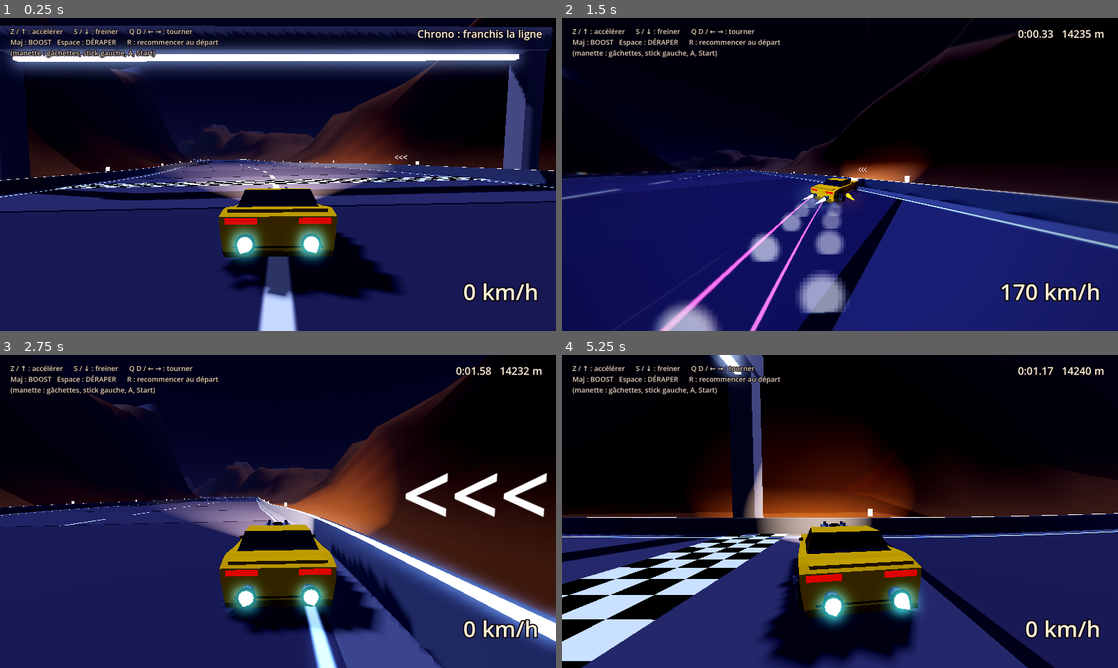
Above: before the commit, frames 1-4 (two rows, left to right).
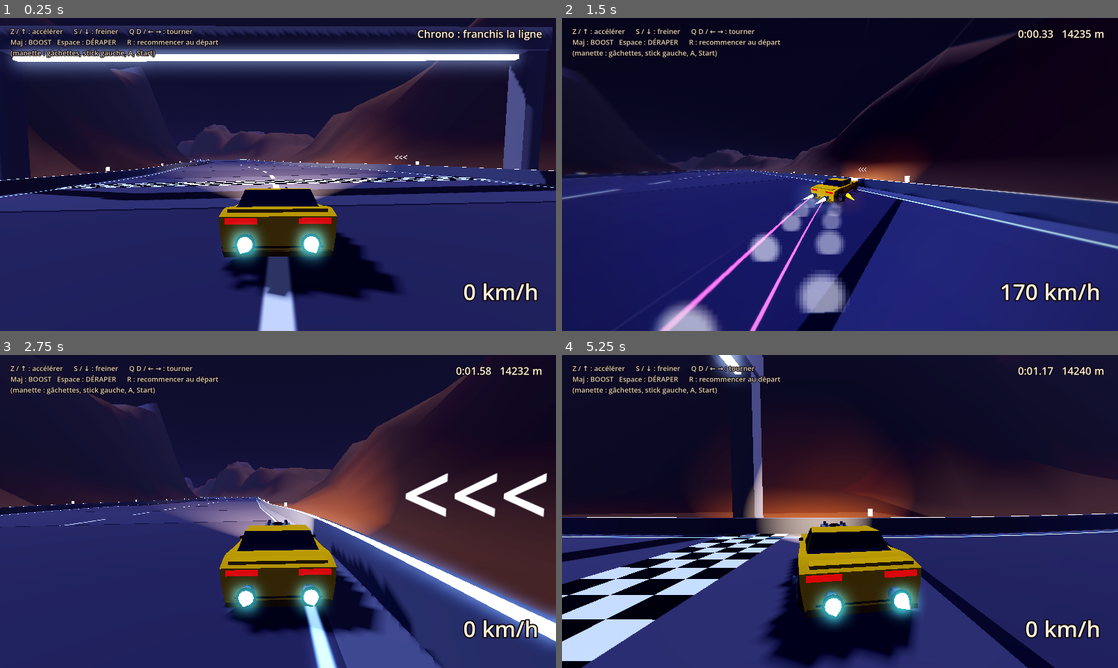
Above: after the commit, the same moments.

Repository: CrachelaVapeur/Jeu-de-Course
Game: Godot game, scene res://scenes/circuit_01.tscn
Same seed, same stepped clock (60 frames per second), same inputs: the game is played once before the commit and once after it.
Inputs:
- Up to frame 1 (0.25 s): no input
- Up to frame 2 (1.5 s): hold D (droite) 0.53-1.28 s; hold Shift (boost) 0.53-1.28 s; hold Down from 1.28 s (still down); tap Space (deraper) at 1.35 s
- Up to frame 3 (2.75 s): release Down at 2.03 s; hold D (droite) from 2.03 s (still down); hold S (freiner) from 2.03 s (still down)
- Up to frame 4 (5.25 s): release D (droite) at 2.78 s; release S (freiner) at 2.78 s; hold W (accelerer) 2.78-3.53 s; tap R (recommencer) at 2.85 s; hold A (gauche) 3.53-5.03 s; tap X at 3.6 s; tap Shift (boost) at 4.35 s; hold Down from 5.03 s (still down); hold Space (deraper) from 5.03 s (still down)

The runs differ from the first frame. In frame 1, 21% of the frame differs, in the area x 0-100%, y 0-55%; in frame 2, 8.9%; in frame 3, 34%; in frame 4, 46%, in the area x 0-100%, y 0-59%.

Commit message:
Blade Runner haze, city glows and sweeping pyramid beams
- circuit_01: depth fog (clear near the car, soft violet haze far away,
  capped at 88% so distant lights still shine through) and wider glow
- villes.gd: a soft glow above each city (warm / cold), pyramid beams
  on pivots that slowly sweep the sky (scripts/balayer.gd)
- halo.gdshader: halos fade out softly where they meet the ground or
  buildings instead of being cut
- playtest_todo: 3 lines to try

Co-Authored-By: Claude Opus 5.5 <noreply@anthropic.com>
Claude-Session: https://claude.ai/code/session_019EpZwZkNSig7RBCoAMooUs

Diff:
--- a/scenes/circuit_01.tscn
+++ b/scenes/circuit_01.tscn
@@ -32,15 +32,20 @@
 glow_levels/2 = 0.6
 glow_levels/3 = 1.0
 glow_levels/4 = 0.7
-glow_levels/5 = 0.35
+glow_levels/5 = 0.6
+glow_levels/6 = 0.4
 glow_intensity = 0.55
 glow_strength = 1.0
 glow_bloom = 0.01
 glow_blend_mode = 1
 glow_hdr_threshold = 1.2
 fog_enabled = true
-fog_light_color = Color(0.1, 0.11, 0.22, 1)
-fog_density = 0.0015
+fog_mode = 1
+fog_light_color = Color(0.19, 0.18, 0.32, 1)
+fog_density = 0.88
+fog_depth_begin = 0.0
+fog_depth_end = 2000.0
+fog_depth_curve = 0.25
 fog_aerial_perspective = 0.5
 fog_sky_affect = 0.5
 adjustment_enabled = true
--- /dev/null
+++ b/scripts/balayer.gd
@@ -0,0 +1,26 @@
+extends Node3D
+## Fait osciller doucement ce nœud autour de sa position de départ, comme un
+## projecteur qui balaie le ciel (faisceaux de la pyramide). Il ne fait pas
+## de tour complet : il va et vient de quelques degrés.
+
+@export var amplitude_degres := 7.0  ## de combien le faisceau s'écarte, au plus
+@export var periode := 16.0  ## durée d'un aller-retour, en secondes
+@export var decalage := 0.0  ## pour que les projecteurs ne bougent pas ensemble (0 à 1)
+
+var _base := Basis.IDENTITY
+var _temps := 0.0
+
+
+func _ready() -> void:
+	_base = basis
+
+
+func _process(delta: float) -> void:
+	_temps += delta
+	var phase := TAU * (_temps / periode + decalage)
+	var amplitude := deg_to_rad(amplitude_degres)
+	# Deux mouvements de vitesses différentes : le faisceau dessine une
+	# boucle lente et irrégulière plutôt qu'un simple va-et-vient.
+	var gauche_droite := amplitude * sin(phase)
+	var haut_bas := amplitude * 0.5 * sin(phase * 0.63 + 1.7)
+	basis = _base * Basis.from_euler(Vector3(haut_bas, 0.0, gauche_droite))
--- a/scripts/villes.gd
+++ b/scripts/villes.gd
@@ -16,6 +16,7 @@
 const SHADER_FAISCEAU := preload("res://shaders/faisceau.gdshader")
 const SHADER_HALO := preload("res://shaders/halo.gdshader")
 const SCRIPT_TOURNER := preload("res://scripts/tourner.gd")
+const SCRIPT_BALAYER := preload("res://scripts/balayer.gd")
 
 const COULEURS_IMMEUBLES: Array[Color] = [
 	Color(0.22, 0.24, 0.30), Color(0.30, 0.30, 0.34), Color(0.18, 0.20, 0.24),
@@ -116,6 +117,12 @@
 	_ajouter_immeubles(corps, couleurs, reglages, matiere)
 	_circuit._ajouter_en_masse(BoxMesh.new(), toits, _sans_couleur, _circuit._matiere(Color(0.2, 0.2, 0.24)))
 	_circuit._ajouter_en_masse(BoxMesh.new(), feux, _sans_couleur, _circuit._matiere(Color(1.0, 0.1, 0.06), 2.5))
+
+	# Le halo de la ville : la brume éclairée par en dessous, comme les nuits
+	# de Blade Runner. Les immeubles se découpent dessus en silhouette.
+	var sol_centre: float = maxf(_circuit._hauteur_sol(centre.x, centre.y), _circuit.terrain.niveau_mer)
+	var couleur_halo := Color(1.0, 0.62, 0.38).lerp(Color(0.45, 0.75, 1.0), teinte)
+	_ajouter_halo(Vector3(centre.x, sol_centre + hauteur_max * 0.35, centre.y), rayon * 3.2, couleur_halo, 0.12, 0.00035)
 	print("Ville : %d immeubles" % corps.size())
 
 
@@ -185,10 +192,17 @@
 	lumiere.position = Vector3(p.x, sol + hauteur * 0.6, p.y)
 	_circuit.add_child(lumiere)
 
-	# Des projecteurs qui partent du sommet en éventail, comme sur la carte.
+	# Des projecteurs qui partent du sommet en éventail, comme sur la carte,
+	# et balaient doucement le ciel.
 	for k in 4:
 		var direction := Vector3(cos(k * TAU / 4.0 + 0.4), 0.55, sin(k * TAU / 4.0 + 0.4)).normalized()
-		_ajouter_faisceau(sommet, direction, 900.0, 40.0, Color(1.0, 0.85, 0.6), 0.12)
+		var pivot := Node3D.new()
+		pivot.set_script(SCRIPT_BALAYER)
+		pivot.set("decalage", k * 0.27)
+		pivot.set("periode", 14.0 + k * 2.5)
+		pivot.position = sommet
+		_circuit.add_child(pivot)
+		_ajouter_faisceau(Vector3.ZERO, direction, 900.0, 40.0, Color(1.0, 0.85, 0.6), 0.12, pivot)
 
 
 ## Trois grosses cheminées d'usine en chantier, avec des grues et des feux.
@@ -265,13 +279,17 @@
 
 # --- Lumières ------------------------------------------------------------------
 
-func _ajouter_halo(position_halo: Vector3, taille: float, couleur: Color, force: float) -> void:
+## « brume » : plus elle est petite, plus le halo se voit de loin.
+func _ajouter_halo(position_halo: Vector3, taille: float, couleur: Color, force: float, brume := 0.0012) -> void:
 	var carre := QuadMesh.new()
 	carre.size = Vector2(taille, taille)
 	var matiere := ShaderMaterial.new()
 	matiere.shader = SHADER_HALO
 	matiere.set_shader_parameter("couleur", couleur)
 	matiere.set_shader_parameter("force", force)
+	matiere.set_shader_parameter("brume", brume)
+	# Le halo s'efface en douceur là où il rentre dans le sol ou les immeubles.
+	matiere.set_shader_parameter("fondu", taille * 0.15)
 	_circuit._matieres_decor.append(matiere)
 	var instance := MeshInstance3D.new()
 	instance.mesh = carre
@@ -304,7 +322,7 @@
 	return instance
 
 
-func _ajouter_faisceau(depart: Vector3, direction: Vector3, longueur: float, rayon: float, couleur: Color, force: float) -> void:
+func _ajouter_faisceau(depart: Vector3, direction: Vector3, longueur: float, rayon: float, couleur: Color, force: float, parent: Node3D = null) -> void:
 	var faisceau := _faisceau(longueur, rayon, couleur, force)
 	# Le cylindre est vertical : on l'oriente pour que son axe suive « direction ».
 	var y := -direction
@@ -312,4 +330,6 @@
 	var x := y.cross(autre).normalized()
 	var z := x.cross(y)
 	faisceau.transform = Transform3D(Basis(x, y, z), depart + direction * longueur * 0.5)
-	_circuit.add_child(faisceau)
+	if parent == null:
+		parent = _circuit
+	parent.add_child(faisceau)
--- a/shaders/halo.gdshader
+++ b/shaders/halo.gdshader
@@ -9,6 +9,10 @@
 // Le brouillard normal dessine des rectangles sur ces objets transparents :
 // on l'imite ici, en effaçant la lumière avec la distance.
 uniform float brume = 0.0012;
+// Sur cette distance (en mètres), le halo s'efface quand il s'approche d'un
+// objet (sol, immeuble) : on ne voit pas de coupure nette là où il le traverse.
+uniform float fondu = 0.0;
+uniform sampler2D profondeur : hint_depth_texture, filter_nearest;
 
 void vertex() {
 	// Le carré tourne pour faire face à la caméra.
@@ -21,5 +25,11 @@
 	float lueur = pow(clamp(1.0 - r, 0.0, 1.0), 2.5);
 	vec3 c = couleur.rgb;
 	c = mix(c, vec3(dot(c, vec3(0.299, 0.587, 0.114))), noir_et_blanc);
-	ALBEDO = c * force * lueur * exp(-length(VERTEX) * brume);
+	float pres_d_un_objet = 1.0;
+	if (fondu > 0.0) {
+		float z = texture(profondeur, SCREEN_UV).r;
+		vec4 derriere = INV_PROJECTION_MATRIX * vec4(SCREEN_UV * 2.0 - 1.0, z, 1.0);
+		pres_d_un_objet = clamp((VERTEX.z - derriere.z / derriere.w) / fondu, 0.0, 1.0);
+	}
+	ALBEDO = c * force * lueur * pres_d_un_objet * exp(-length(VERTEX) * brume);
 }
Not shown, added: scripts/balayer.gd.uid
Not shown, changed: docs/playtest_todo.md
